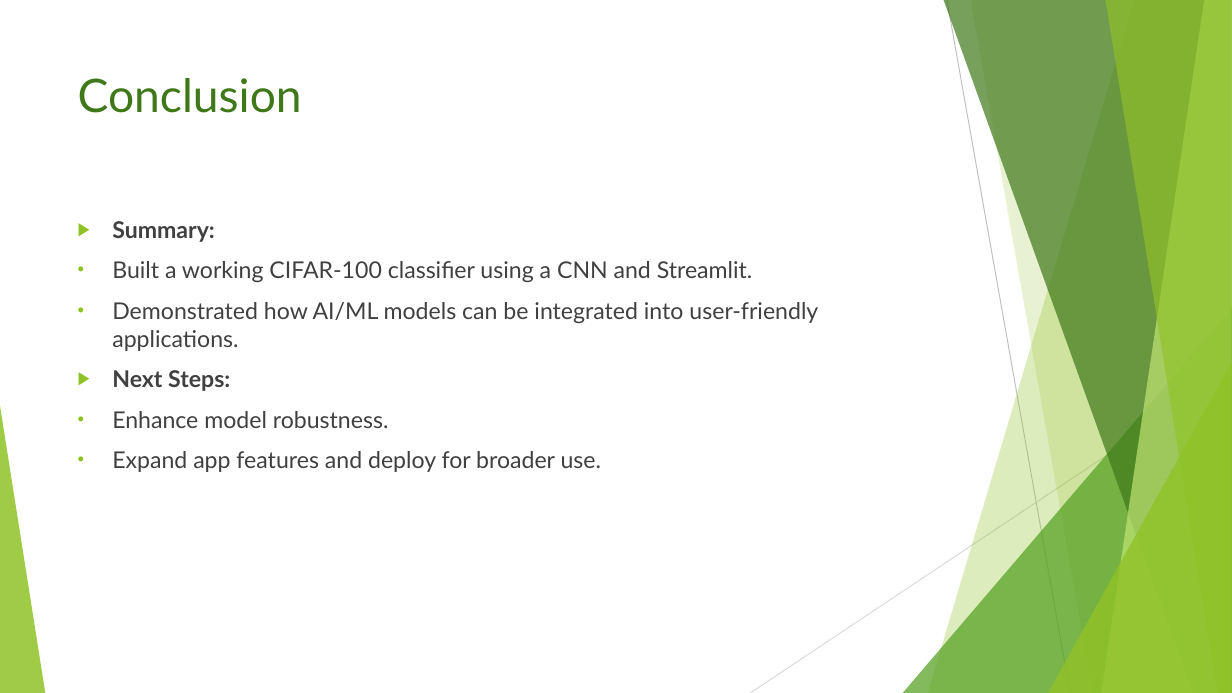
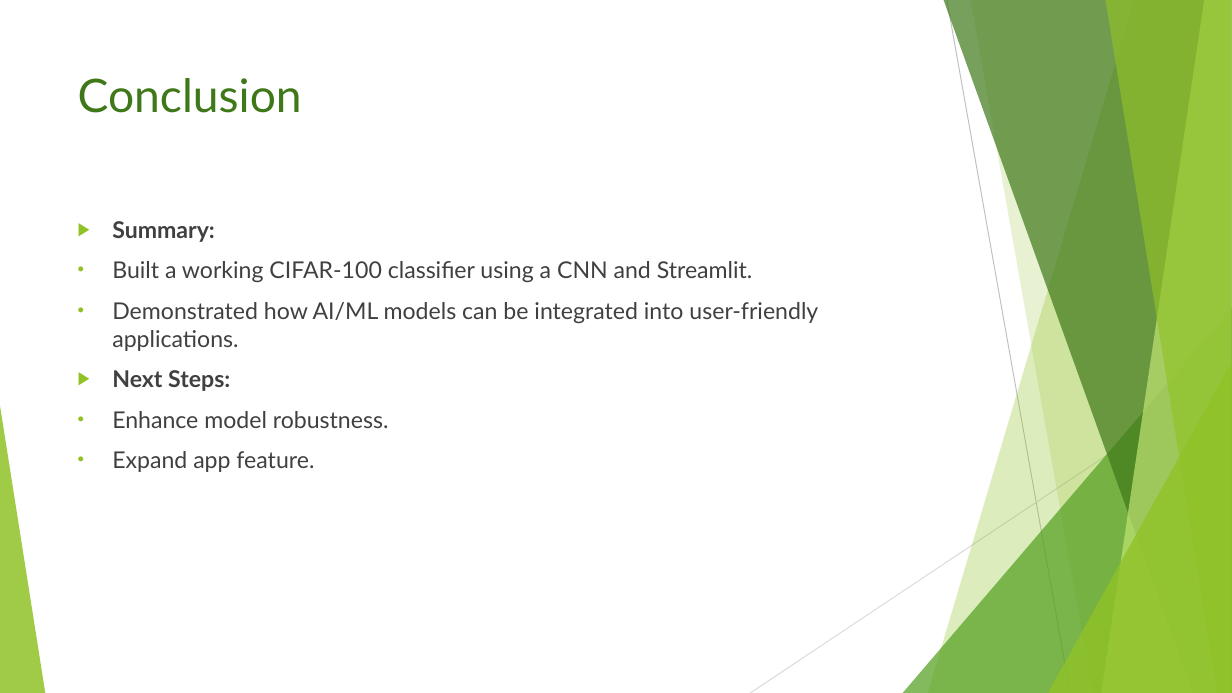
Before and after one commit to georgesylva1/3Signet-Image-classification-task, a slide deck: slide 12 of George Sylva CIFAR-100 Image Classification Web App.pptx. Drawn at 1232x693 pixels with LibreOffice and Linux fonts; fonts in the diff are those of the drawing. Boxes give left, top, right and bottom in pixels: in the first picture for what was removed or moved away, otherwise in the second. Text is boxed around its words. In the diff, an @@ line names an element or a change of style, - is before the commit and + after.

```diff
--- a/George Sylva CIFAR-100 Image Classification Web App.pptx
+++ b/George Sylva CIFAR-100 Image Classification Web App.pptx
@@ text at (112,451,314,472): text changed @@
-• Expand app features and deploy for broader use.
+• Expand app feature.
```
Also in this commit, not shown: 3 other slides changed.
